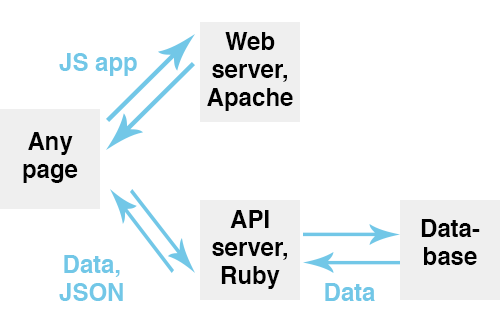
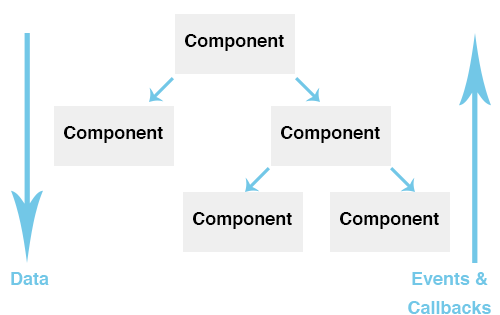
Layered file, before and after one edit (w=500, h=315). Changes by layer:
added group "Data flows" with 19 layers above "Webapps" over left=11, top=14, right=491, bottom=314
added group "One way binding" with 18 layers in group "Data flows" over left=11, top=14, right=491, bottom=314
added layer "Events & Callbacks" in group "One way binding" over left=408, top=272, right=491, bottom=314
added layer "Shape 5 copy" in group "One way binding" over left=459, top=33, right=491, bottom=263
added layer "Shape 5" in group "One way binding" over left=11, top=33, right=43, bottom=263
added layer "Shape 4 copy 3" in group "One way binding" over left=295, top=77, right=320, bottom=102
added layer "Shape 4 copy 2" in group "One way binding" over left=390, top=167, right=415, bottom=192
added layer "Component copy 4" in group "One way binding" over left=340, top=212, right=439, bottom=229
added layer "Layer 2 copy 7" in group "One way binding" over left=330, top=192, right=450, bottom=252
added layer "Component copy 3" in group "One way binding" over left=193, top=212, right=292, bottom=229
added layer "Layer 2 copy 6" in group "One way binding" over left=183, top=192, right=303, bottom=252
added layer "Component copy 2" in group "One way binding" over left=281, top=126, right=380, bottom=143
added layer "Layer 2 copy 5" in group "One way binding" over left=271, top=106, right=391, bottom=166
added layer "Component copy" in group "One way binding" over left=64, top=126, right=163, bottom=143
added layer "Layer 2 copy 4" in group "One way binding" over left=54, top=106, right=174, bottom=166
added layer "Component" in group "One way binding" over left=185, top=34, right=284, bottom=51
added layer "Layer 2 copy 3" in group "One way binding" over left=175, top=14, right=295, bottom=74
hid group "Webapps" (21 layers) over left=0, top=22, right=500, bottom=301
painted on "Shape 3 copy" over left=107, top=132, right=142, bottom=150
…and 3 more changes (3 added)
